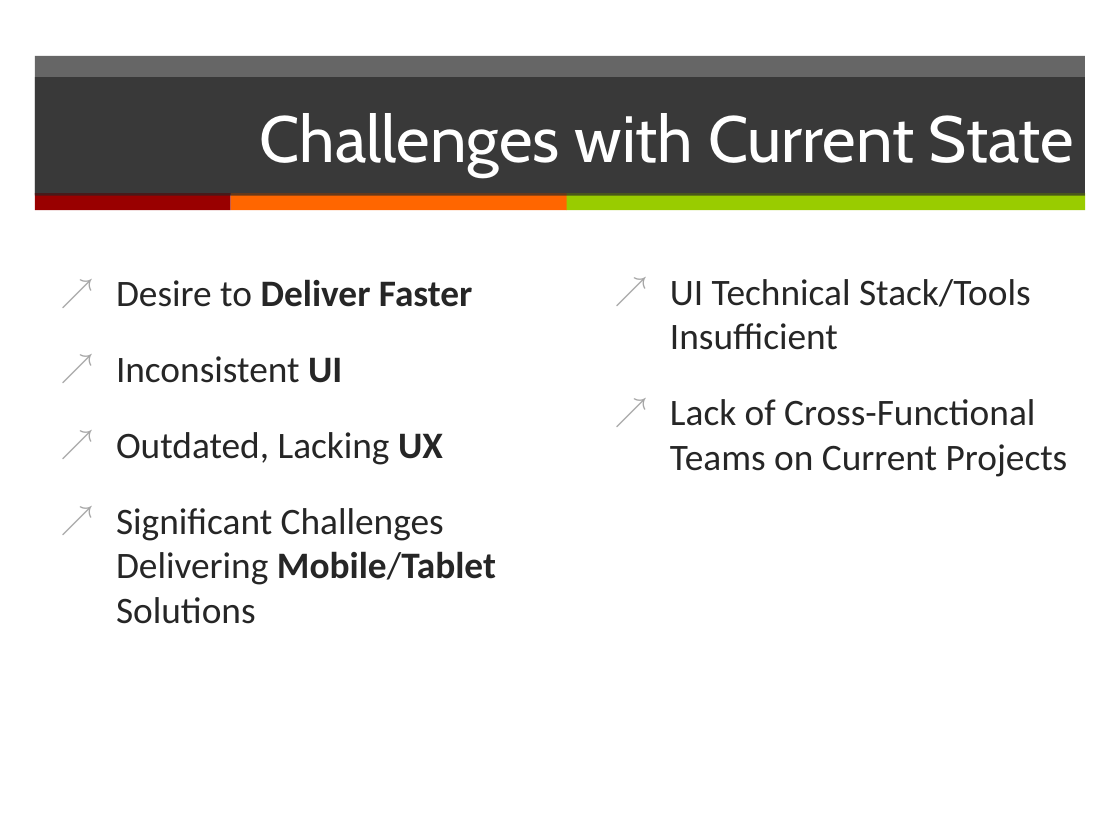
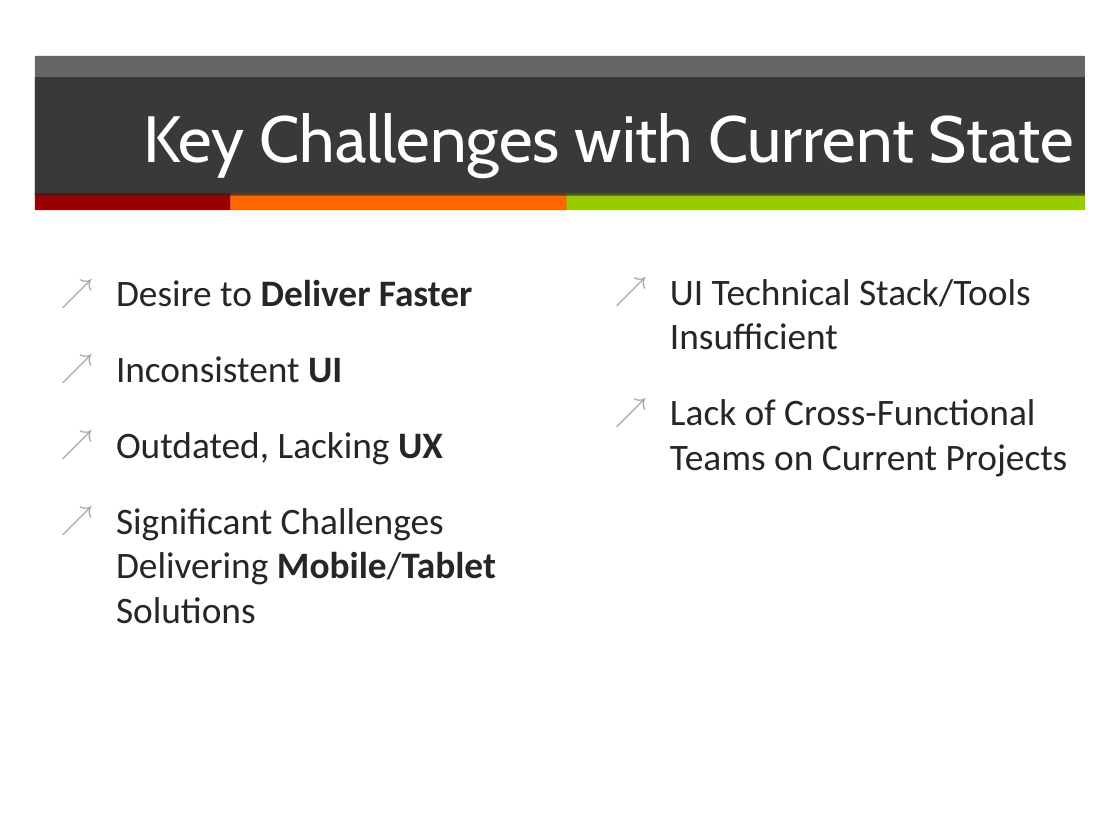
Before and after one commit to DannyDouglass/LeanUx, a slide deck: slide 4 of docs/presentations/LeanUx - IT Management.pptx. Drawn at 1120x840 pixels with LibreOffice and Linux fonts; fonts in the diff are those of the drawing. Boxes give left, top, right and bottom in pixels: in the first picture for what was removed or moved away, otherwise in the second. Text is boxed around its words. In the diff, an @@ line names an element or a change of style, - is before the commit and + after.

```diff
--- a/docs/presentations/LeanUx - IT Management.pptx
+++ b/docs/presentations/LeanUx - IT Management.pptx
@@ title at [143,113,1074,177]: text changed @@
-Challenges with Current State
+Key Challenges with Current State
```
Also in this commit, not shown: 4 other slides changed, 1 slide added.
